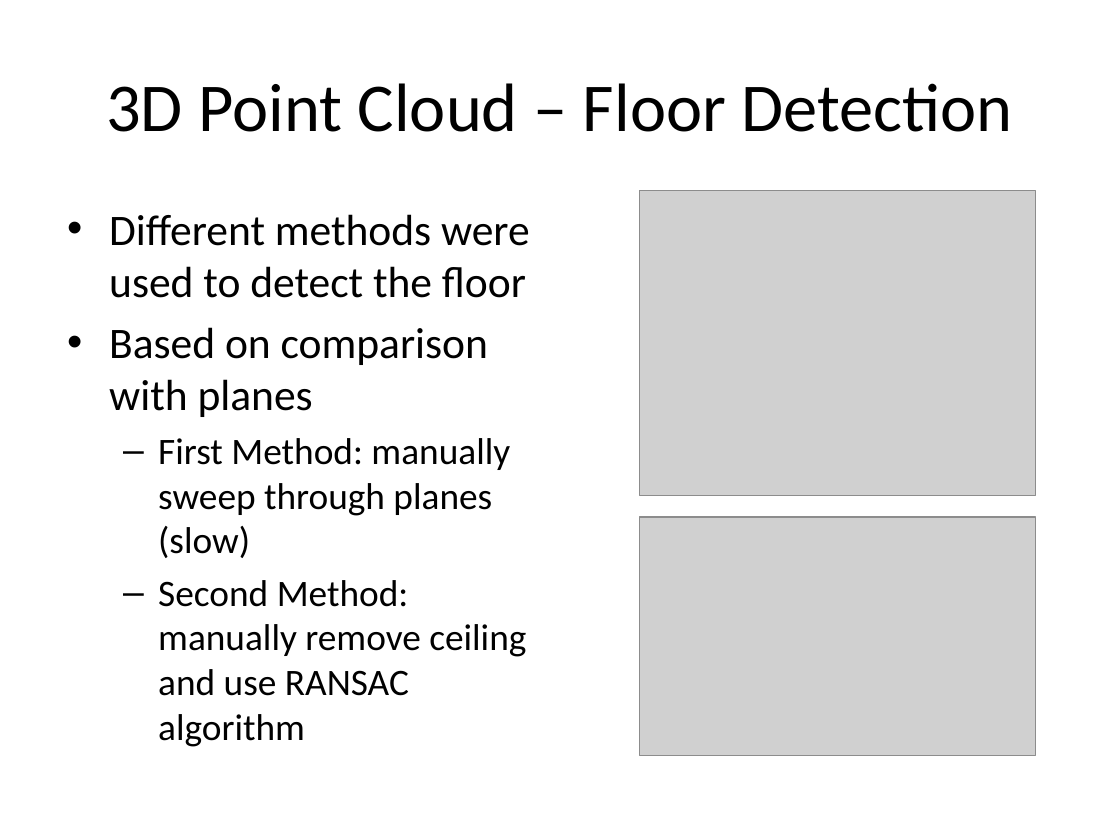
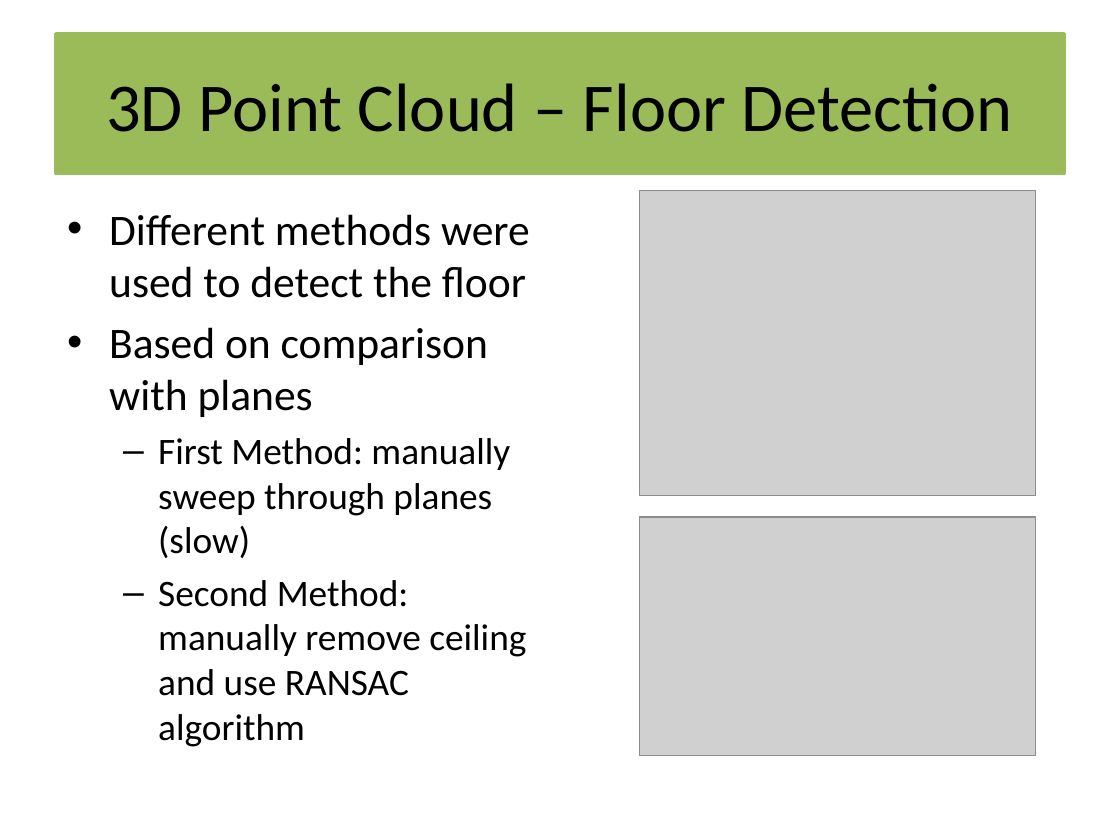
Before and after one commit to michaelwh/kinect-wheelchair, a slide deck: slide 13 of Autonomous Wheelchair using Structured Light.pptx (slide 8 before the commit). Drawn at 1120x840 pixels with LibreOffice and Linux fonts; fonts in the diff are those of the drawing; grey boxes stand for pictures. Boxes give left, top, right and bottom in pixels: in the first picture for what was removed or moved away, otherwise in the second. Text is boxed around its words. In the diff, an @@ line names an element or a change of style, - is before the commit and + after.

```diff
--- a/Autonomous Wheelchair using Structured Light.pptx
+++ b/Autonomous Wheelchair using Structured Light.pptx
@@ title "3D Point Cloud – Floor ...": place and size @@
-title "3D Point Cloud – Floor ..." at box(106, 83, 1012, 132)
+title "3D Point Cloud – Floor ..." at box(56, 34, 1064, 174)
@@ title "3D Point Cloud – Floor ..." at box(56, 34, 1064, 174): fill none to #9BBB59; outline none to #9BBB59 2 pt @@
```
Also in this commit, not shown: 7 other slides changed, 9 slides added, 2 slides removed.
